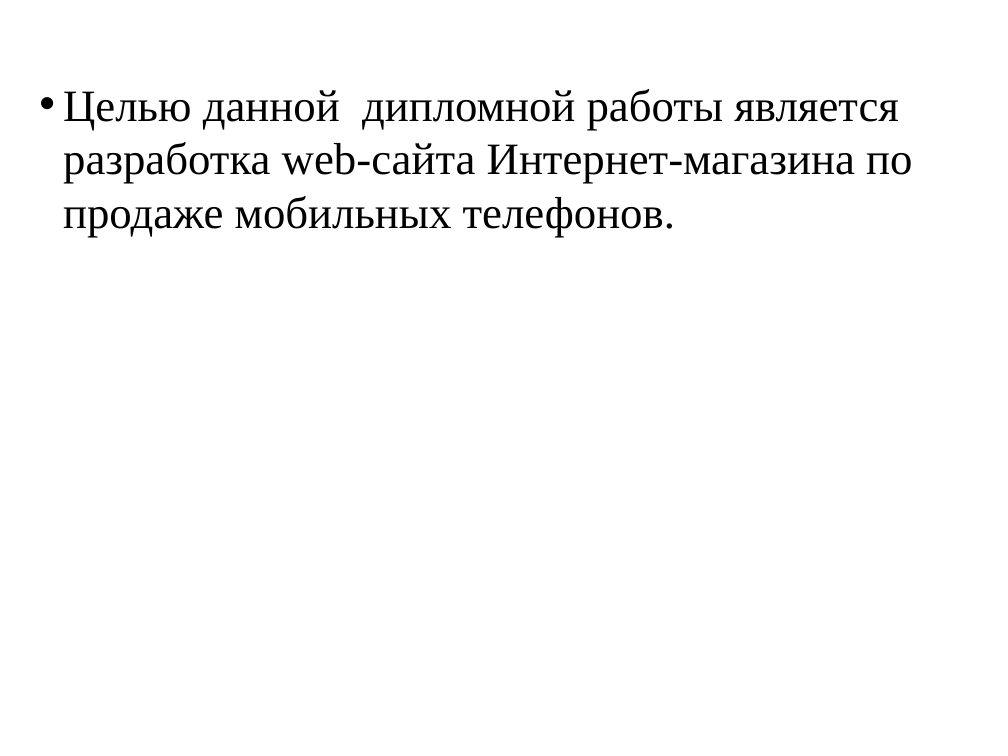
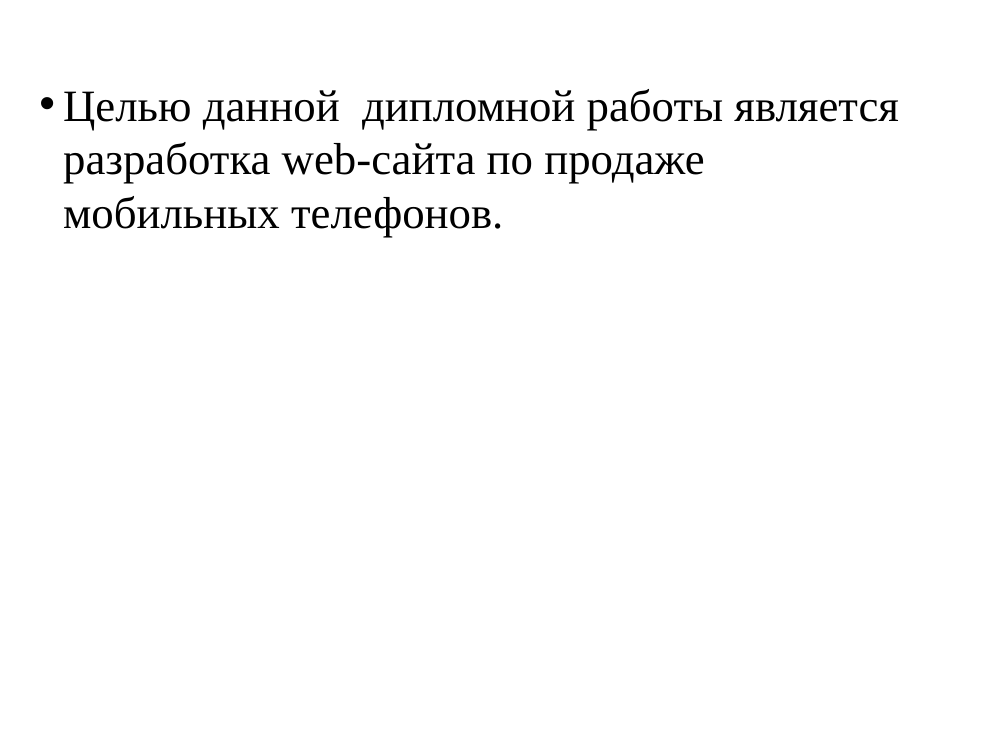
Before and after one commit to Vlad708/redux-shop, a slide deck: slide 2 of react-shopping-cart/public/work.pptx. Drawn at 1008x756 pixels with LibreOffice and Linux fonts; fonts in the diff are those of the drawing. Boxes give left, top, right and bottom in pixels: in the first picture for what was removed or moved away, otherwise in the second. Text is boxed around its words. In the diff, an @@ line names an element or a change of style, - is before the commit and + after.

```diff
--- a/react-shopping-cart/public/work.pptx
+++ b/react-shopping-cart/public/work.pptx
@@ text at <box>63,89,899,238</box>: text changed @@
-• Целью данной дипломной работы является разработка web-сайта Интернет-магазина по продаже мобильных телефонов.
+• Целью данной дипломной работы является разработка web-сайта по продаже мобильных телефонов.
```
Also in this commit, not shown: 2 other slides changed, 1 slide added.
